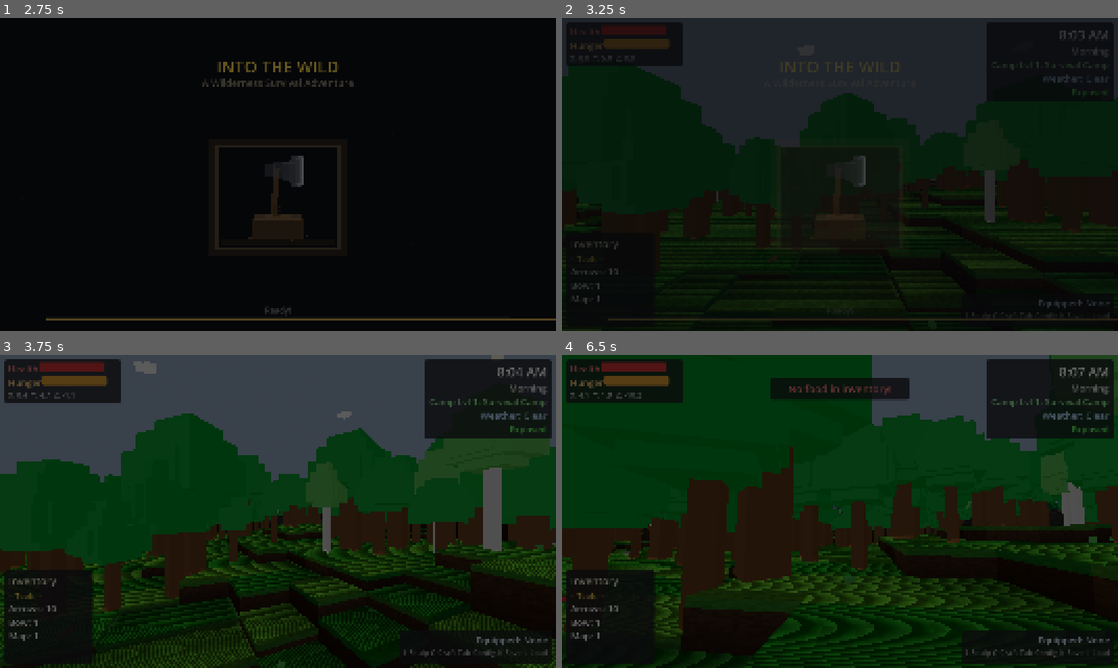
Above: before the commit, frames 1-4 (two rows, left to right).
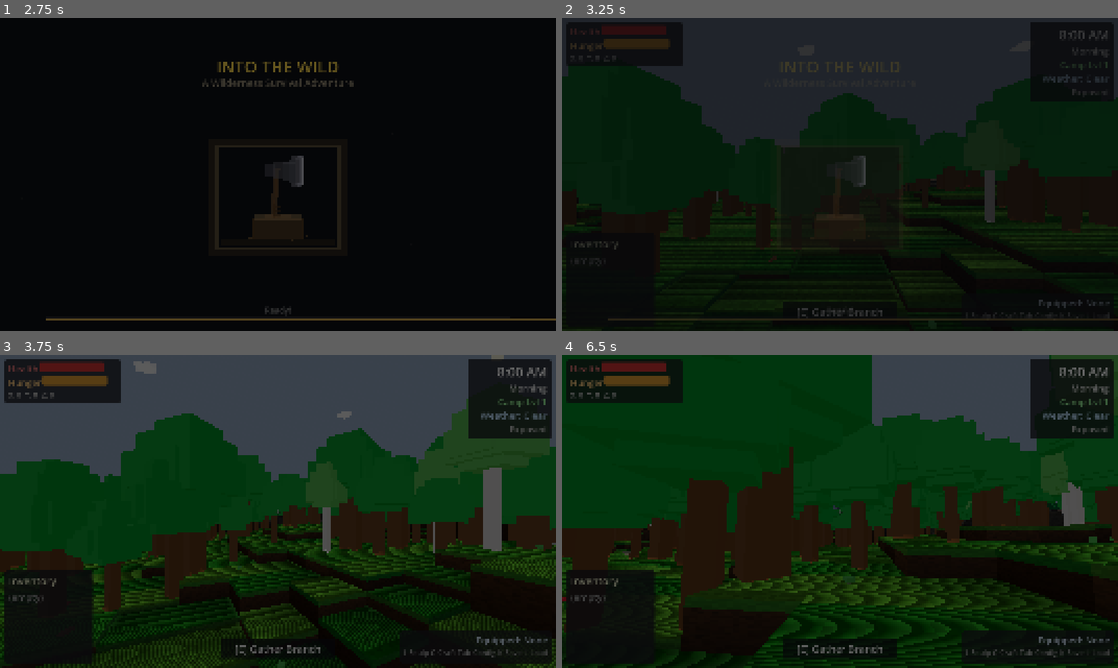
Above: after the commit, the same moments.

Repository: adchamberlain/into-the-wild
Game: Godot game, scene res://scenes/main.tscn
Same seed, same stepped clock (60 frames per second), same inputs: the game is played once before the commit and once after it.
Inputs (mouse positions are in pixels of both pictures, inside the frame that each line leads up to):
- Up to frame 1 (2.75 s): tap Enter at 0.5, 2 s; move the mouse to (305, 174) at 0.52 s; hold C (crouch) 0.53-1.28 s; hold W (move_forward) from 0.53 s (still down); click (305, 174) at 0.67 s; tap Space (jump) at 0.77, 1.07, 1.25, 1.52, 1.82 s; tap F (eat) at 0.8, 1.35 s; move the mouse to (250, 174) at 1.27 s; click (250, 174) at 1.42 s; tap Shift (sprint) at 1.55 s; move the mouse to (289, 168) at 2.02 s; hold Shift (sprint) from 2.03 s (still down); click (289, 168) at 2.17 s; tap Q (unequip) at 2.3 s
- Up to frame 2 (3.25 s): keep holding W (move_forward); move the mouse to (834, 180) at 2.77 s; release Shift (sprint) at 2.78 s; tap Q (unequip) at 2.85 s; click (834, 180) at 2.92 s; tap Space (jump) at 3.02 s; tap R (use_equipped) at 3.05 s
- Up to frame 3 (3.75 s): keep holding W (move_forward); tap Space (jump) at 3.32 s; move the mouse to (316, 514) at 3.52 s; hold R (use_equipped) from 3.53 s (still down); click (316, 514) at 3.67 s
- Up to frame 4 (6.5 s): tap Space (jump) at 3.77, 3.8, 4.07, 4.35, 4.52, 4.82, 6.02, 6.32 s; move the mouse to (795, 508) at 4.27 s; release R (use_equipped) at 4.28 s; click (795, 508) at 4.42 s; tap C (crouch) at 4.55 s; move the mouse to (845, 511) at 5.02 s; hold C (crouch) 5.03-5.78 s; click (845, 511) at 5.17 s; tap F (eat) at 5.3 s; move the mouse to (817, 505) at 5.77 s; release W (move_forward) at 5.78 s; hold D (move_right) from 5.78 s (still down); tap T (cycle_ammo) at 5.85 s; click (817, 505) at 5.92 s; tap Shift (sprint) at 6.05 s

Frame 1 is identical in both runs. In frame 2, 1.9% of the frame differs, in the area x 1-99%, y 1-96%; in frame 3, 2.9%; in frame 4, 4.9%, in the area x 1-99%, y 1-98%.
Error after the commit: Parse Error: Value of type "PanelContainer" cannot be assigned to a variable of type "Label". (res://scripts/ui/hud.gd:1346)

Commit message:
Add hang glider flight: pitch-based climb/dive, 8 u/s speed, 25-unit max height
Co-Authored-By: Claude Opus 4.6 <noreply@anthropic.com>

Diff:
--- a/scripts/player/player_controller.gd
+++ b/scripts/player/player_controller.gd
@@ -48,6 +48,11 @@
 var climbing_structure: Node = null  # The ladder we're climbing
 var is_grappling: bool = false  # Whether player is being pulled by grappling hook
 var is_crouching: bool = false  # Whether player is crouching (toggle)
+var is_gliding: bool = false  # Whether player is gliding with hang glider
+var glide_speed: float = 8.0  # Horizontal speed while gliding (faster than sprint)
+var glide_climb_rate: float = 1.0  # Max vertical climb rate (looking up)
+var glide_descent_rate: float = 2.0  # Max vertical descent rate (looking down/neutral)
+var glide_max_height_above_terrain: float = 25.0  # Max height ceiling above terrain
 
 # Crouch settings
 const CROUCH_SPEED: float = 2.5  # Half walk speed
@@ -277,6 +282,12 @@
 
 	# Handle using equipped item (R key or R2 trigger) - disabled while resting or placing
 	if event.is_action_pressed("use_equipped") and not is_resting:
+		# Check for hang glider deployment (must be airborne, not in another state)
+		if equipment and equipment.get_equipped() == "hang_glider" and not is_on_floor() and not is_in_water and not is_grappling and not is_gliding:
+			is_gliding = true
+			velocity = Vector3.ZERO  # Reset velocity on deploy
+			is_falling = false  # Cancel fall tracking (no fall damage from gliding)
+			return
 		# Let BowSystem handle input when bow is equipped
 		var bow: Node = get_node_or_null("BowSystem")
 		if bow and bow.has_method("is_bow_active") and bow.is_bow_active():
@@ -287,8 +298,8 @@
 		_try_use_equipped()
 		return
 
-	# Handle crouch toggle (C key or X button) - disabled while resting
-	if event.is_action_pressed("crouch") and not is_resting:
+	# Handle crouch toggle (C key or X button) - disabled while resting or gliding
+	if event.is_action_pressed("crouch") and not is_resting and not is_gliding:
 		_toggle_crouch()
 		return
 
@@ -367,6 +378,11 @@
 	# Handle right stick camera look (controller) - disabled when menus are open
 	if not ui_blocking:
 		_handle_controller_look(delta)
+
+	# Handle gliding (hang glider flight) - takes priority over swimming/normal movement
+	if is_gliding:
+		_process_gliding(delta)
+		return
 
 	# Handle swimming vs normal movement
 	var actually_swimming: bool = is_in_water and global_position.y < water_surface_y
@@ -587,6 +603,72 @@
 		# Decelerate smoothly (faster in water - more drag)
 		velocity.x = move_toward(velocity.x, 0, swim_move_speed * 2)
 		velocity.z = move_toward(velocity.z, 0, swim_move_speed * 2)
+
+
+## Process hang glider flight. Camera pitch controls climb/dive, WASD steers horizontally.
+func _process_gliding(delta: float) -> void:
+	if not camera:
+		is_gliding = false
+		return
+
+	# Check for retract (jump or crouch retracts the glider)
+	if Input.is_action_just_pressed("jump") or Input.is_action_just_pressed("crouch"):
+		is_gliding = false
+		return
+
+	# Get camera pitch for climb/dive control
+	var pitch: float = camera.rotation.x  # Negative = looking up, positive = looking down
+
+	# Vertical movement based on camera pitch
+	var vertical_speed: float = 0.0
+	if pitch < -0.1:  # Looking up — climb
+		var climb_factor: float = clampf(-pitch / 0.8, 0.0, 1.0)
+		vertical_speed = glide_climb_rate * climb_factor
+	else:  # Level or looking down — descend
+		var dive_factor: float = clampf(pitch / 0.8, 0.0, 1.0)
+		vertical_speed = -glide_descent_rate * (0.3 + 0.7 * dive_factor)
+
+	# Enforce max height above terrain
+	var terrain_height: float = 0.0
+	var chunk_mgr: Node = _find_chunk_manager()
+	if chunk_mgr and chunk_mgr.has_method("get_height_at"):
+		terrain_height = chunk_mgr.get_height_at(global_position.x, global_position.z)
+	var height_above_terrain: float = global_position.y - terrain_height
+	if height_above_terrain >= glide_max_height_above_terrain and vertical_speed > 0:
+		vertical_speed = 0.0
+
+	velocity.y = vertical_speed
+
+	# Horizontal movement: camera forward direction at glide_speed
+	var cam_basis: Basis = camera.global_transform.basis
+	var forward: Vector3 = -cam_basis.z
+	forward.y = 0.0
+	forward = forward.normalized()
+
+	# Allow steering with WASD / left stick
+	# Note: _get_movement_input() returns y positive = backward, negative = forward
+	var input_dir: Vector2 = _get_movement_input()
+	var move_dir: Vector3 = forward
+	if input_dir.length() > 0.1:
+		var right: Vector3 = cam_basis.x
+		right.y = 0.0
+		right = right.normalized()
+		move_dir = (forward * (-input_dir.y) + right * input_dir.x).normalized()
+		if move_dir.length() < 0.1:
+			move_dir = forward
+
+	velocity.x = move_dir.x * glide_speed
+	velocity.z = move_dir.z * glide_speed
+
+	move_and_slide()
+
+	# Auto-land if touching ground
+	if is_on_floor():
+		is_gliding = false
+
+	# Retract if entering water
+	if is_in_water:
+		is_gliding = false
 
 
 ## Track breath while camera is submerged. Lose 1 bubble every 4 seconds; die at 0.
@@ -990,9 +1072,10 @@
 			resting_in_structure.is_player_sleeping = false
 			resting_in_structure.sleeping_player = null
 
-	# Reset movement state flags (player may die while resting, climbing, or grappling)
+	# Reset movement state flags (player may die while resting, climbing, gliding, or grappling)
 	is_resting = false
 	is_climbing = false
+	is_gliding = false
 	resting_in_structure = null
 	climbing_structure = null
 
--- a/scripts/ui/hud.gd
+++ b/scripts/ui/hud.gd
@@ -117,6 +117,9 @@
 # Resting state tracking
 var is_player_resting: bool = false
 
+# Gliding state indicator
+var gliding_label: Label = null
+
 # Weather damage flash
 var weather_damage_flash_timer: float = 0.0
 var last_player_health: float = 100.0
@@ -135,7 +138,7 @@
 	"snare_trap_kit", "smithing_station_kit", "smoker_kit", "weather_vane_kit",
 	"machete", "lantern", "grappling_hook", "lodestone", "map",
 	"leather_axe_wrap", "leather_hook_wrap", "compass", "bow", "arrows",
-	"diamond_axe", "enchanted_bow", "diamond_arrows"
+	"diamond_axe", "enchanted_bow", "diamond_arrows", "hang_glider"
 ]
 
 # Items classified as food (edible + healing)
@@ -267,6 +270,9 @@
 
 	# Create sandstorm overlay (hidden by default)
 	_create_sandstorm_overlay()
+
+	# Create gliding state indicator (hidden by default)
+	_create_gliding_indicator()
 
 	# Initialize displays
 	_update_inventory_display()
@@ -409,6 +415,9 @@
 			equipped_label.text += " (%d %s arrows) [R-click aim, %s switch, %s unequip]" % [arrow_count, arrow_type_name, cycle_key, unequip_key]
 		elif equipped_type == "map":
 			equipped_label.text += " [%s open map, %s unequip]" % [use_key, unequip_key]
+		elif equipped_type == "hang_glider":
+			var jump_key: String = _get_button_prompt("jump")
+			equipped_label.text += " [%s deploy, %s retract, %s unequip]" % [use_key, jump_key, unequip_key]
 		else:
 			equipped_label.text += " [%s unequip]" % unequip_key
 
@@ -637,6 +646,12 @@
 
 	# Update grapple reticle
 	_update_grapple_reticle()
+
+	# Update gliding indicator
+	if gliding_label and player:
+		var player_gliding: bool = "is_gliding" in player and player.is_gliding
+		if gliding_label.visible != player_gliding:
+			gliding_label.visible = player_gliding
 
 	# Blink remaining bubbles when low on air
 	if bubble_blink_active:
@@ -1290,6 +1305,47 @@
 	add_child(sandstorm_overlay)
 
 
+## Create the gliding state indicator (centered below crosshair).
+func _create_gliding_indicator() -> void:
+	var panel: PanelContainer = PanelContainer.new()
+	panel.name = "GlidingPanel"
+	panel.anchors_preset = Control.PRESET_CENTER
+	panel.anchor_left = 0.5
+	panel.anchor_right = 0.5
+	panel.anchor_top = 0.5
+	panel.anchor_bottom = 0.5
+	panel.offset_left = -60
+	panel.offset_right = 60
+	panel.offset_top = 30  # Below crosshair
+	panel.offset_bottom = 70
+	panel.mouse_filter = Control.MOUSE_FILTER_IGNORE
+
+	var style: StyleBoxFlat = StyleBoxFlat.new()
+	style.bg_color = Color(0.05, 0.05, 0.08, 0.75)
+	style.corner_radius_top_left = 8
+	style.corner_radius_top_right = 8
+	style.corner_radius_bottom_left = 8
+	style.corner_radius_bottom_right = 8
+	style.content_margin_left = 12
+	style.content_margin_right = 12
+	style.content_margin_top = 6
+	style.content_margin_bottom = 6
+	panel.add_theme_stylebox_override("panel", style)
+
+	gliding_label = Label.new()
+	gliding_label.name = "GlidingLabel"
+	gliding_label.text = "GLIDING"
+	gliding_label.horizontal_alignment = HORIZONTAL_ALIGNMENT_CENTER
+	gliding_label.add_theme_font_override("font", HUD_FONT)
+	gliding_label.add_theme_font_size_override("font_size", 28)
+	gliding_label.add_theme_color_override("font_color", Color(0.6, 1.0, 0.6, 1))
+	panel.add_child(gliding_label)
+
+	panel.visible = false
+	add_child(panel)
+	gliding_label = panel  # Store the panel for show/hide
+
+
 ## Show or hide the desert heat indicator.
 func set_desert_heat_active(active: bool) -> void:
 	if heat_panel:
